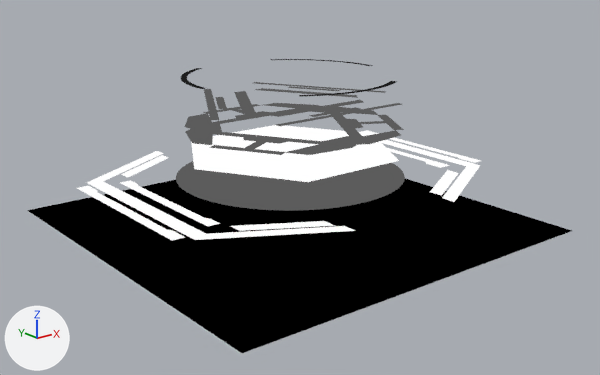
Renders of the Blender file mods/EladNLG.HUDRevampv2/mod/materials/rui/titan_loadout/core/cores.blend from each side of a commit.
One viewpoint serves both versions: a 50 mm camera at (-9.97, -12.77, 4.77) aimed at (-0.06, -0.39, -0.18). The lights are fixed; the arrows at lower left show +X, +Y and +Z.

The older version as bpy lines, for what is in view:
```python
ob_circle = bpy.data.objects.new('Circle', me_circle)
ob_circle.location = (0.0, 0.0, 0.0)
ob_circle_001 = bpy.data.objects.new('Circle.001', me_circle_001)
ob_circle_001.location = (0.0, 0.0, 0.5)
ob_circle_001.rotation_euler = (0.0, 0.0, 0.524)  # degrees (0, 0, 30)
ob_plane = bpy.data.objects.new('Plane', me_plane_025)
ob_plane.location = (0.0, 0.0, 1.0)
ob_plane_001 = bpy.data.objects.new('Plane.001', me_plane_022)
ob_plane_001.location = (0.0, 0.0, 0.0)
ob_plane_001.scale = (-1.0, 1.0, 1.0)
ob_plane_002 = bpy.data.objects.new('Plane.002', me_plane_023)
ob_plane_002.location = (0.0, 0.0, 0.0)
ob_plane_003 = bpy.data.objects.new('Plane.003', me_plane_024)
ob_plane_003.location = (0.0, 0.0, 0.0)
ob_plane_003.scale = (-1.0, 1.0, 1.0)
ob_plane_005 = bpy.data.objects.new('Plane.005', me_plane_021)
ob_plane_005.location = (0.0, 0.0, 0.0)
ob_plane_007 = bpy.data.objects.new('Plane.007', me_plane_025)
ob_plane_007.location = (0.0, 0.0, 1.0)
ob_plane_007.rotation_euler = (0.0, 0.0, -2.094)  # degrees (0, 0, -120)
ob_plane_010 = bpy.data.objects.new('Plane.010', me_plane_031)
ob_plane_010.location = (0.0, 0.0, -1.0)
# also in view: 'Plane.008' at (-1.11, -0.55, 1.0); 'Plane.009' at (-1.14, 0.76, 1.5); 'Plane.006' at (0.0, -1.21, 1.5)
```
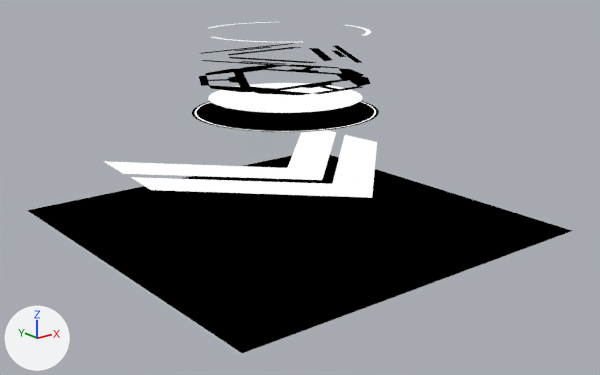
Boxes (x1, y1, x2, y2) around the edits, measured in the pictures (600 x 375 px):
'Plane.010', recoloured (grey to black): (87, 155, 463, 244) in both
'Plane.086', added: after (103, 130, 377, 198)
'Circle', deleted: before (176, 161, 405, 211)
'Circle.001', deleted: before (191, 125, 399, 182)
'Plane.005', deleted: before (87, 151, 356, 240)
'Circle.053', added (black): after (192, 101, 379, 132)
'Circle.054', added: after (208, 83, 362, 113)
'Plane.008', deleted: before (185, 127, 356, 155)
'Plane.001', deleted: before (380, 140, 480, 202)
'Plane.007', deleted: before (314, 107, 404, 145)
'Plane.006', recoloured, moved, turned, rescaled: before (269, 100, 402, 126); after (309, 45, 363, 63)
'Plane', deleted: before (185, 103, 319, 129)
'Plane.009', recoloured, moved, turned, rescaled: before (204, 89, 256, 120); after (202, 57, 321, 68)
'Plane.002', deleted: before (77, 186, 185, 241)
'Plane.080', added (black): after (255, 76, 370, 95)
'Plane.004', recoloured, moved, turned, rescaled: before (254, 82, 386, 98); after (201, 43, 301, 56)
'Plane.083', added (black): after (199, 68, 264, 92)
'Plane.084', added (black): after (241, 64, 364, 77)
'Plane.003', deleted: before (361, 130, 481, 163)
'Circle.002', recoloured, moved, turned, rescaled: before (299, 81, 397, 96); after (346, 25, 371, 36)
'Circle.003', recoloured, moved, turned, rescaled: before (181, 68, 205, 89); after (211, 37, 303, 42)
'Circle.004', recoloured, moved, turned, rescaled: before (270, 59, 373, 66); after (209, 22, 270, 28)

What changed in the scene script:
```text
Change mat_material_003:
    mat_material_003.base_color: (0.106, 0.106, 0.106) -> (0.0, 0.0, 0.0)  # dark grey #5c5c5c -> black #000000
Change me_plane_027:
    where me_plane_027.from_pydata(...)  # 12 vertices, 3 faces; spans x -1.51..1.51, y 0.78..1.64, z 0.0
    remove me_plane_027.materials.append(mat_material_003)  # dark grey #5c5c5c
    add me_plane_027.materials.append(mat_material_001)  # black #000000
Change me_circle_003:
    where me_circle_003.from_pydata(...)  # 26 vertices, 12 faces; spans x -1.18..1.18, y -2.12..-1.66, z 0.0
    remove me_circle_003.materials.append(mat_material_002)  # black #1d1d1d
    add me_circle_003.materials.append(mat_material)  # white #ffffff
Change me_plane_031:
    where me_plane_031.from_pydata(...)  # 4 vertices, 1 face; spans x -4.0..4.0, y -4.0..4.0, z 0.0
    remove me_plane_031.materials.append(mat_material_001)  # black #000000
    add me_plane_031.materials.append(mat_material_003)  # black #000000
Add me_plane_059:
    me_plane_059.from_pydata([(0.0, -2.4, 0.0), (2.9, 0.5, 0.0), (0.0, -1.3, 0.0), (2.8, 1.5, 0.0), (0.0, -1.0, 0.0), (2.8, 1.8, 0.0), (0.0, 0.1, 0.0), (2.7, 2.9, 0.0)], [], [(0, 1, 3, 2), (4, 5, 7, 6)])
    me_plane_059.materials.append(mat_material)  # white #ffffff
Remove ob_circle:
    ob_circle = bpy.data.objects.new('Circle', me_circle)
Remove ob_plane_005:
    ob_plane_005 = bpy.data.objects.new('Plane.005', me_plane_021)
Remove ob_plane_001:
    ob_plane_001 = bpy.data.objects.new('Plane.001', me_plane_022)
Remove ob_plane_002:
    ob_plane_002 = bpy.data.objects.new('Plane.002', me_plane_023)
Remove ob_plane_003:
    ob_plane_003 = bpy.data.objects.new('Plane.003', me_plane_024)
Remove ob_circle_001:
    ob_circle_001 = bpy.data.objects.new('Circle.001', me_circle_001)
Remove ob_plane:
    ob_plane = bpy.data.objects.new('Plane', me_plane_025)
Change ob_plane_004:
    ob_plane_004.location: (0.0, 0.0, 1.5) -> (0.0, 0.15, 2.38)
    ob_plane_004.rotation_euler: (0.0, 0.0, -1.047) -> (0.0, 0.0, -6.283)  # degrees (0, 0, -60) -> degrees (0, 0, -360)
    ob_plane_004.scale: (1.0, 1.0, 1.0) -> (0.783, 0.783, 0.921)
Change ob_plane_006:
    ob_plane_006.location: (0.0, 0.0, 1.5) -> (0.0, 0.15, 2.38)
    ob_plane_006.rotation_euler: (0.0, 0.0, -3.142) -> (0.0, 0.0, -8.378)  # degrees (0, 0, -180) -> degrees (0, 0, 240)
    ob_plane_006.scale: (1.0, 1.0, 1.0) -> (0.783, 0.783, 0.921)
Remove ob_plane_007:
    ob_plane_007 = bpy.data.objects.new('Plane.007', me_plane_025)
Remove ob_plane_008:
    ob_plane_008 = bpy.data.objects.new('Plane.008', me_plane_025)
Change ob_plane_009:
    ob_plane_009.location: (0.0, 0.0, 1.5) -> (0.0, 0.15, 2.38)
    ob_plane_009.rotation_euler: (0.0, 0.0, -5.236) -> (0.0, 0.0, -4.189)  # degrees (0, 0, -300) -> degrees (0, 0, -240)
    ob_plane_009.scale: (1.0, 1.0, 1.0) -> (0.783, 0.783, 0.921)
Change ob_circle_002:
    ob_circle_002.location: (0.0, 0.0, 2.0) -> (0.0, 0.15, 2.85)
    ob_circle_002.rotation_euler: (0.0, 0.0, 0.0) -> (0.0, 0.0, -5.236)  # degrees (0, 0, 0) -> degrees (0, 0, -300)
    ob_circle_002.scale: (1.0, 1.0, 1.0) -> (0.783, 0.783, 0.921)
Change ob_circle_003:
    ob_circle_003.location: (0.0, 0.0, 2.0) -> (0.0, 0.15, 2.85)
    ob_circle_003.rotation_euler: (0.0, 0.0, -2.094) -> (0.0, 0.0, -7.33)  # degrees (0, 0, -120) -> degrees (0, 0, 300)
    ob_circle_003.scale: (1.0, 1.0, 1.0) -> (0.783, 0.783, 0.921)
Change ob_circle_004:
    ob_circle_004.location: (0.0, 0.0, 2.0) -> (0.0, 0.15, 2.85)
    ob_circle_004.rotation_euler: (0.0, 0.0, -4.189) -> (0.0, 0.0, -3.142)  # degrees (0, 0, -240) -> degrees (0, 0, -180)
    ob_circle_004.scale: (1.0, 1.0, 1.0) -> (0.783, 0.783, 0.921)
Add ob_plane_086:
    ob_plane_086 = bpy.data.objects.new('Plane.086', me_plane_059)  # modifiers MIRROR
    ob_plane_086.location = (0.0, 0.0, 0.1)
Add ob_plane_084:
    ob_plane_084 = bpy.data.objects.new('Plane.084', me_plane_056)  # 29 vertices, 5 faces; spans x -1.7..1.7, y 0.63..2.14, z 0.0; in mat_material_001 (black #000000)
    ob_plane_084.location = (0.0, 0.15, 1.92)
    ob_plane_084.rotation_euler = (0.0, 0.0, -7.33)  # degrees (0, 0, 300)
    ob_plane_084.scale = (0.783, 0.783, 0.921)
Add ob_plane_083:
    ob_plane_083 = bpy.data.objects.new('Plane.083', me_plane_056)  # 29 vertices, 5 faces; spans x -1.7..1.7, y 0.63..2.14, z 0.0; in mat_material_001 (black #000000)
    ob_plane_083.location = (0.0, 0.15, 1.92)
    ob_plane_083.rotation_euler = (0.0, 0.0, -5.236)  # degrees (0, 0, -300)
    ob_plane_083.scale = (0.783, 0.783, 0.921)
Add ob_plane_080:
    ob_plane_080 = bpy.data.objects.new('Plane.080', me_plane_056)  # 29 vertices, 5 faces; spans x -1.7..1.7, y 0.63..2.14, z 0.0; in mat_material_001 (black #000000)
    ob_plane_080.location = (0.0, 0.15, 1.92)
    ob_plane_080.rotation_euler = (0.0, 0.0, -3.142)  # degrees (0, 0, -180)
    ob_plane_080.scale = (0.783, 0.783, 0.921)
Add ob_circle_054:
    ob_circle_054 = bpy.data.objects.new('Circle.054', me_circle_051)  # 64 vertices, 1 face; spans x -1.95..1.95, y -1.95..1.95, z 0.01; in mat_material (white #ffffff)
    ob_circle_054.location = (0.0, 0.15, 1.56)
    ob_circle_054.rotation_euler = (0.0, 0.0, -3.142)  # degrees (0, 0, -180)
    ob_circle_054.scale = (0.783, 0.783, 0.921)
Add ob_circle_053:
    ob_circle_053 = bpy.data.objects.new('Circle.053', me_circle_050)  # 192 vertices, 129 faces; spans x -2.37..2.37, y -2.37..2.37, z 0.0; in mat_material (white #ffffff), mat_material_001 (black #000000)
    ob_circle_053.location = (0.0, 0.15, 1.28)
    ob_circle_053.rotation_euler = (0.0, 0.0, -3.142)  # degrees (0, 0, -180)
    ob_circle_053.scale = (0.783, 0.783, 0.921)
```
